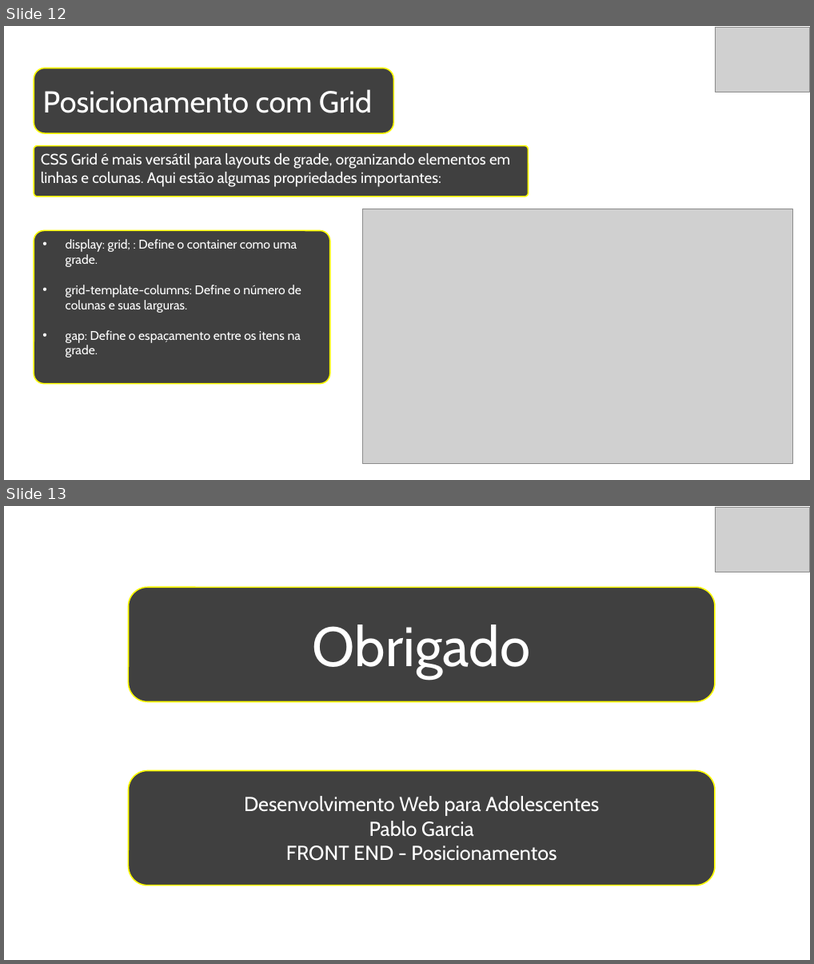
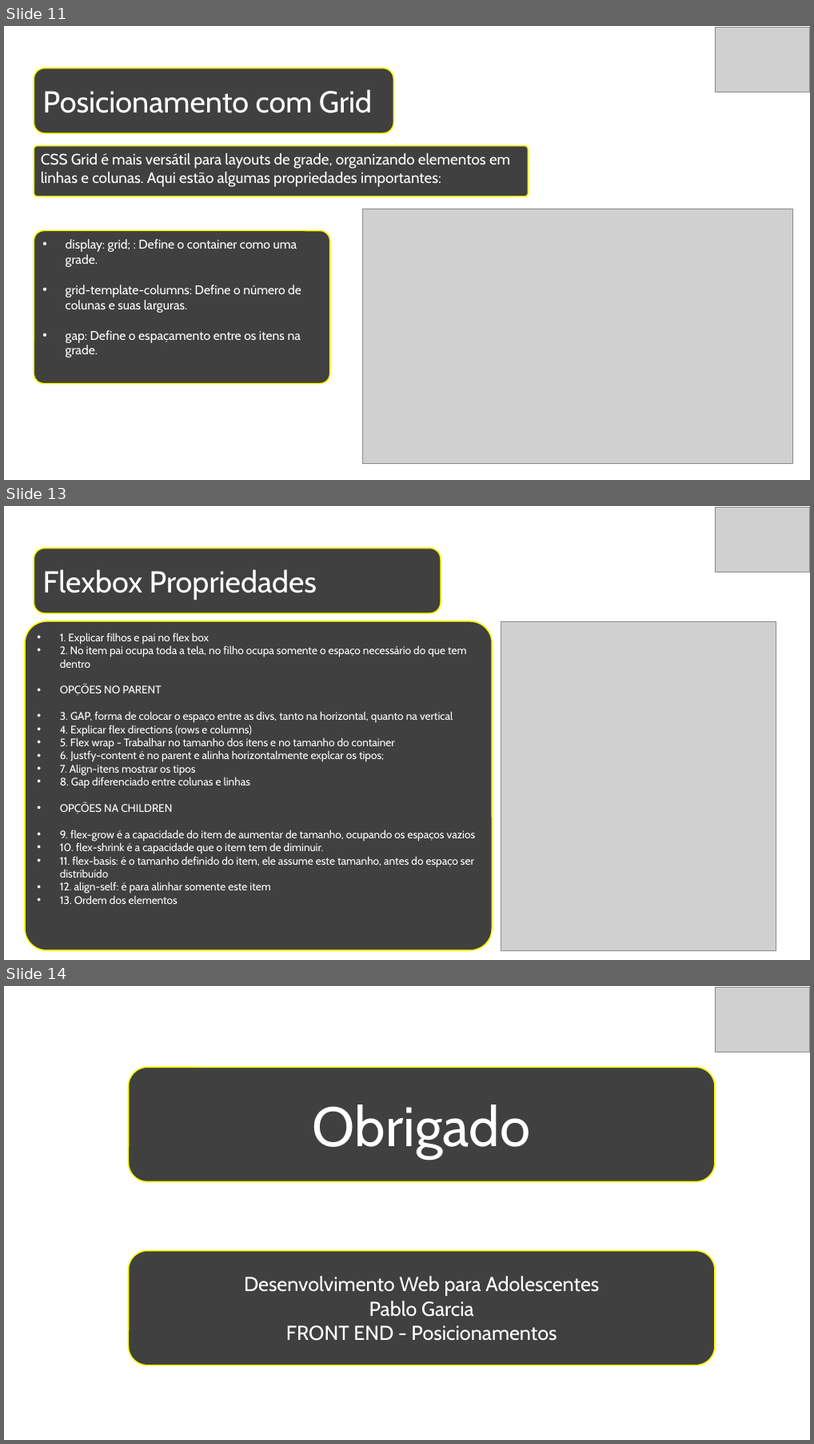
Before and after one commit to PabloGarcia48/SENAC_WebFullStack_Alunos, a slide deck: UC2-FrontEnd/PPTs/2.3-Posicionamentos.pptx. Shown one above the other, each under a label of ours: slides 12 and 13 before the commit, slides 11, 13 and 14 after it; the slides between them are not shown. The pictures are 814x964 and 814x1444 pixels, drawn with LibreOffice and Linux fonts; fonts in the diff are those of the drawing; grey boxes stand for pictures; background and template pictures are left out. Boxes give left, top, right and bottom in pixels: in the first picture for what was removed or moved away, otherwise in the second. Text is boxed around its words. In the diff, an @@ line names an element or a change of style, - is before the commit and + after.

```diff
--- a/UC2-FrontEnd/PPTs/2.3-Posicionamentos.pptx
+++ b/UC2-FrontEnd/PPTs/2.3-Posicionamentos.pptx
@@ slide 13 added at (4,506,810,960), background picture (left out) @@
@@ picture added at (715,507,810,572) @@
@@ rounded rectangle added at (34,548,441,613), fill #404040, outline #FFFF00 1.5 pt, 36 pt, text #FFFFFF @@
+Flexbox Propriedades
@@ rounded rectangle added at (25,621,492,950), fill #404040, outline #FFFF00 1.5 pt, 13 pt, text #FFFFFF @@
+• 1. Explicar filhos e pai no flex box
+• 2. No item pai ocupa toda a tela, no filho ocupa somente o espaço necessário do que tem dentro
+• OPÇÕES NO PARENT
+• 3. GAP, forma de colocar o espaço entre as divs, tanto na horizontal, quanto na vertical
+• 4. Explicar flex directions (rows e columns)
+• 5. Flex wrap - Trabalhar no tamanho dos itens e no tamanho do container
+• 6. Justfy-content é no parent e alinha horizontalmente explcar os tipos;
+• 7. Align-itens mostrar os tipos
+• 8. Gap diferenciado entre colunas e linhas
+• OPÇÕES NA CHILDREN
+• 9. flex-grow é a capacidade do item de aumentar de tamanho, ocupando os espaços vazios
+• 10. flex-shrink é a capacidade que o item tem de diminuir.
+• 11. flex-basis: é o tamanho definido do item, ele assume este tamanho, antes do espaço ser distribuído
+• 12. align-self: é para alinhar somente este item
+• 13. Ordem dos elementos
@@ picture added at (502,621,777,950) @@
@@ what was slide 12 is now slide 11 @@
@@ what was slide 13 is now slide 14 @@
```
Also in this commit, not shown: 1 other slide added, 1 slide removed, 11 other files.
